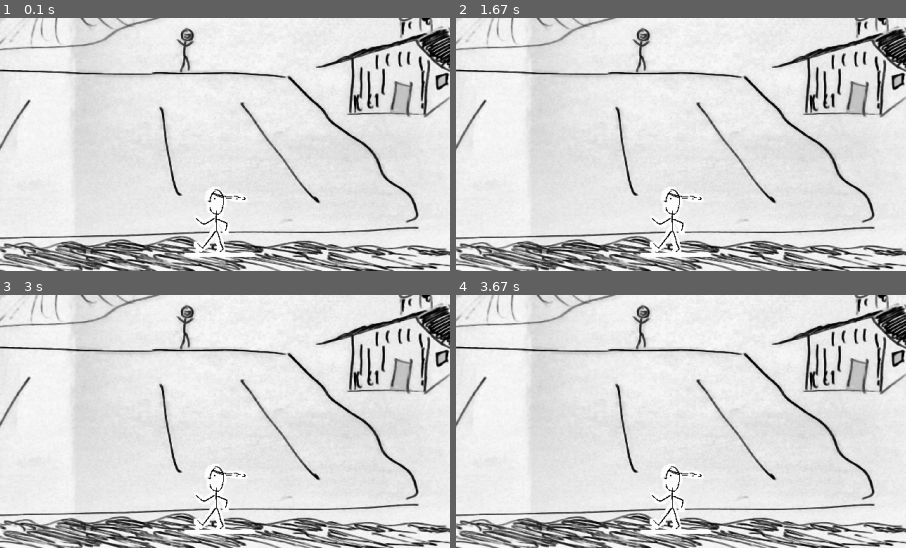
Above: before the commit, frames 1-4 (two rows, left to right).
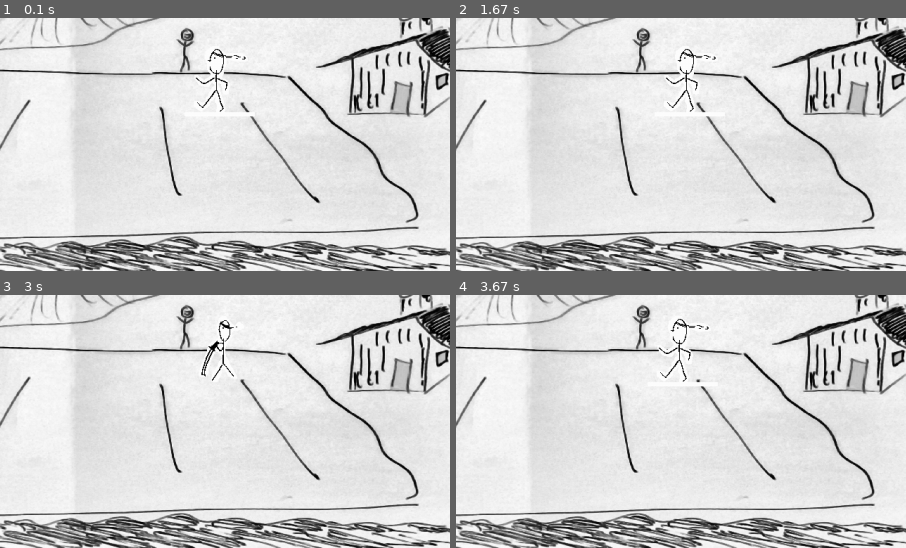
Above: after the commit, the same moments.

Repository: GAvidu1983/NinjaFight_pygame
Game: pygame game, started from sources/main.py
The game is run twice, just before and just after one commit, with the same random seed, the same clock (stepped at 60 frames per second) and the same inputs.
Inputs (mouse positions are % of the whole screen's width and height, from its top left):
- Up to frame 1 (0.1 s): no input
- Up to frame 2 (1.67 s): hold A 0.33-0.8 s; hold Right 0.33-0.8 s; tap Enter at 0.83 s; click (82, 47) at 1.22 s; hold Right from 1.5 s (still down); move the mouse to (50, 57) at 1.53 s
- Up to frame 3 (3 s): release Right at 1.97 s; hold Up 2-2.3 s; hold Right 2.33-2.8 s; hold D from 2.83 s (still down); hold Left from 2.83 s (still down)
- Up to frame 4 (3.67 s): release D at 3.37 s; release Left at 3.37 s; hold Left from 3.4 s (still down)
The pictures show only the part of the screen within x 42-92%, y 50-100%; the shares and areas given below are measured in that part.

The runs differ from the first frame. In frame 1, 1.1% of the frame differs, in the area x 40-57%, y 12-95%; in frame 2, 1.0%; in frame 3, 1.0%; in frame 4, 1.1%, in the area x 40-57%, y 9-95%.

Commit message:
first movements of the Hero

Diff:
--- a/sources/main.py
+++ b/sources/main.py
@@ -1,14 +1,64 @@
-# Simple pygame program
+# Swiss NinjaFight pygame v 0.0
+# By Geiser Father & Son
 
 
 # Import and initialize the pygame library
 
 import pygame
+import time
 
 pygame.init()
 
 
-# Set up the drawing window
+#Hero class
+
+class Hero:
+
+    def __init__(self):
+        self.pic  = pygame.image.load("../Pictures/hero0_marche.png")
+        self.pic = pygame.transform.scale(self.pic,(100,100))
+
+        self.pic_marche = self.pic.copy()
+
+        self.pic_attack  = pygame.image.load("../Pictures/hero0_sabreattack.png")
+        self.pic_attack = pygame.transform.scale(self.pic_attack,(100,100))
+
+        self.pic_sdefence  = pygame.image.load("../Pictures/hero0_sabredefence.png")
+        self.pic_sdefence = pygame.transform.scale(self.pic_sdefence,(100,100))
+
+        self.pic_arrow  = pygame.image.load("../Pictures/hero0_arrow.png")
+        self.pic_arrow = pygame.transform.scale(self.pic_arrow,(100,140))
+
+        self.pic_bullet  = pygame.image.load("../Pictures/arrow.png")
+        self.pic_bullet = pygame.transform.scale(self.pic_bullet,(100,15))
+
+        self.posx = 800
+        self.posy = 400
+
+        self.target_x = 640
+        self.target_y = 360
+
+    def show(self,screen) :
+        screen.blit(self.pic,(self.posx,self.posy))
+
+
+    def shoot(self,screen) :
+        '''
+        start = (self.posx,self.posy)
+        target = (self.target_x,self.target_y)
+
+        for i in range(10) :
+            screen.blit(self.pic_bullet,(i*50,i*50))
+            time.sleep(0.1)
+            '''
+        pass
+
+
+#initialisation Objects
+
+Hero1  = Hero()
+
+# Set up the background window and Characters
 bg = pygame.image.load("../Pictures/paysage0.png")
 bg = pygame.transform.scale(bg, (1280, 720))
 
@@ -24,7 +74,10 @@
 
 while running:
 
+    #background
     screen.blit(bg, (0, 0))
+
+
 
 
     # Did the user click the window close button?
@@ -35,17 +88,48 @@
 
             running = False
 
-
-    # Fill the background with white
-
-    #screen.fill((255, 255, 255))
+        if event.type == pygame.KEYDOWN:
+            if event.key == pygame.K_LEFT:
+                Hero1.posx -= 10
+            if event.key == pygame.K_RIGHT:
+                Hero1.posx += 10
+            if event.key == pygame.K_UP:
+                Hero1.posy -= 10
+            if event.key == pygame.K_DOWN:
+                Hero1.posy += 10
 
 
-    # Draw a solid blue circle in the center
+            if event.key == pygame.K_LEFT and pygame.key.get_mods() & pygame.KMOD_SHIFT:
+                Hero1.posx -= 50
+            if event.key == pygame.K_RIGHT and pygame.key.get_mods() & pygame.KMOD_SHIFT:
+                Hero1.posx += 50
+            if event.key == pygame.K_UP and pygame.key.get_mods() & pygame.KMOD_SHIFT:
+                Hero1.posy -= 50
+            if event.key == pygame.K_DOWN and pygame.key.get_mods() & pygame.KMOD_SHIFT:
+                Hero1.posy += 50
 
-    #pygame.draw.circle(screen, (0, 0, 255), (250, 250), 75)
+            if event.key == pygame.K_RETURN:
+                Hero1.pic = Hero1.pic_attack
 
-    screen.blit(hero_walk,(800,600))
+            if event.key == pygame.K_d:
+                Hero1.pic = Hero1.pic_sdefence
+
+            if event.key == pygame.K_a:
+                Hero1.pic = Hero1.pic_arrow
+                Hero1.shoot(screen)
+
+        if event.type == pygame.KEYUP:
+            if event.key in [ pygame.K_RETURN,pygame.K_d,pygame.K_a ]:
+                Hero1.pic = Hero1.pic_marche
+
+
+        if event.type == pygame.MOUSEBUTTONDOWN :
+            Hero1.target_x,Hero1_target_y = pygame.mouse.get_pos()
+
+
+
+
+    Hero1.show(screen)
 
 
     # Flip the display
@@ -53,6 +137,6 @@
     pygame.display.flip()
 
 
-# Done! Time to quit.
+# mainloop interupted it is Time to quit.
 
 pygame.quit()
Binary file added: Pictures/arrow.png
Binary file added: Pictures/hero0_arrow.png
